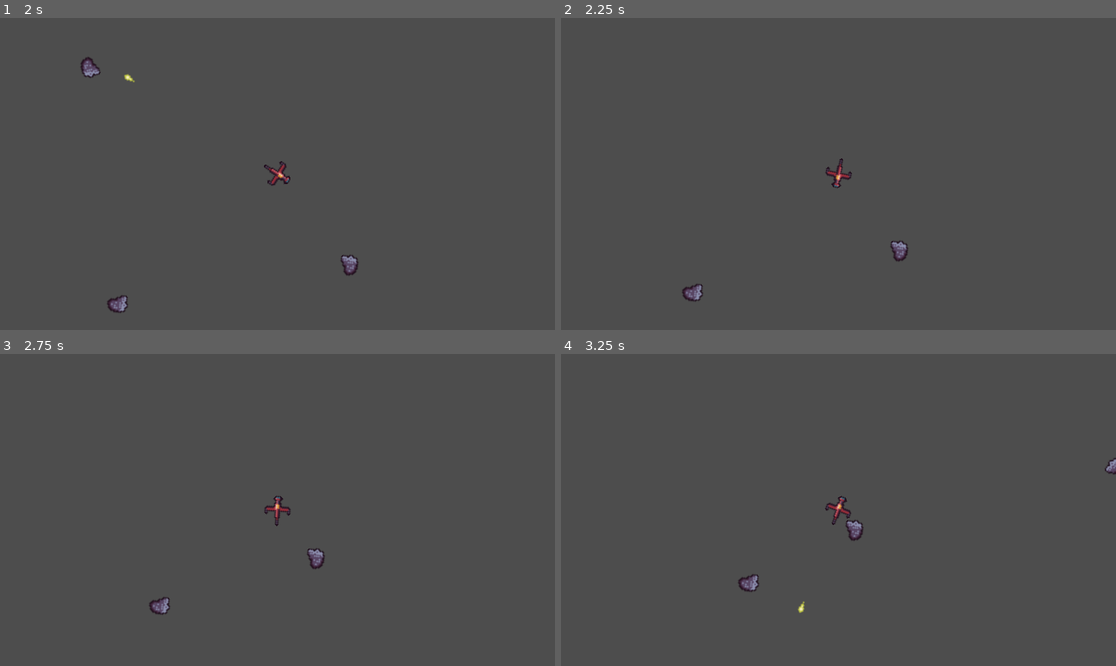
Above: before the commit, frames 1-4 (two rows, left to right).
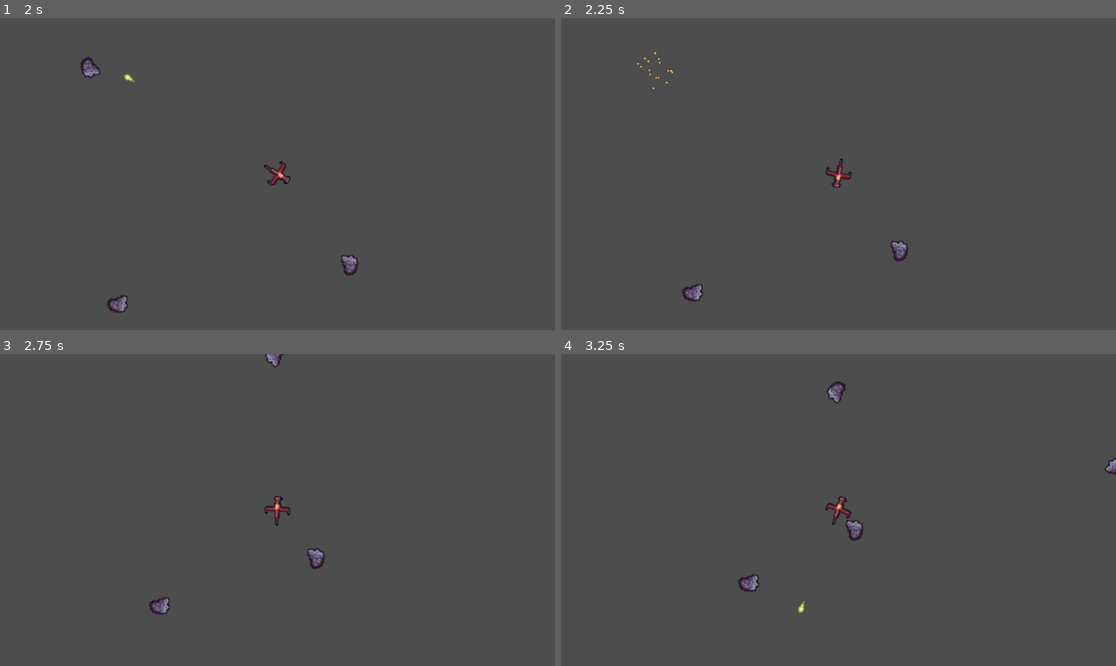
Above: after the commit, the same moments.

Repository: FrostyJoel/GameJam121124
Game: Godot game, scene res://scenes/Microgames/defendtheflag/scenes/level_1.tscn
Same seed, same stepped clock (60 frames per second), same inputs: the game is played once before the commit and once after it. This scene is started directly instead of the project's main scene.
Inputs:
- Up to frame 1 (2 s): tap Enter at 0.5 s; hold D (DirRight) 0.53-1.28 s; hold H (Action1) 0.53-1.28 s; hold S (DirDown) from 1.28 s (still down); tap J (Action2) at 1.35 s
- Up to frame 2 (2.25 s): release S (DirDown) at 2.03 s; hold D (DirRight) from 2.03 s (still down); hold H (Action1) from 2.03 s (still down)
- Up to frame 3 (2.75 s): keep holding D (DirRight); keep holding H (Action1)
- Up to frame 4 (3.25 s): release D (DirRight) at 2.78 s; release H (Action1) at 2.78 s; hold W (DirUp) from 2.78 s (still down); tap J (Action2) at 2.85 s

Frame 1 is identical in both runs. In frame 2, less than 0.1% of the frame differs, in the area x 13-21%, y 10-23%; in frame 3, less than 0.1%; in frame 4, 0.1%, in the area x 47-52%, y 8-16%.

Commit message:
Add more astroids

Diff:
--- a/scenes/Microgames/defendtheflag/scenes/level_1.tscn
+++ b/scenes/Microgames/defendtheflag/scenes/level_1.tscn
@@ -21,6 +21,36 @@
 [node name="Spawner4" parent="." instance=ExtResource("2_457ox")]
 position = Vector2(212, -32)
 
+[node name="Spawner5" parent="." instance=ExtResource("2_457ox")]
+position = Vector2(144, -174)
+min_range = 4.0
+max_range = 8.0
+
+[node name="Spawner6" parent="." instance=ExtResource("2_457ox")]
+position = Vector2(-254, 12)
+min_range = 4.0
+max_range = 8.0
+
+[node name="Spawner7" parent="." instance=ExtResource("2_457ox")]
+position = Vector2(-2, -141)
+min_range = 2.0
+max_range = 6.0
+
+[node name="Spawner8" parent="." instance=ExtResource("2_457ox")]
+position = Vector2(197, 108)
+min_range = 2.0
+max_range = 6.0
+
+[node name="Spawner9" parent="." instance=ExtResource("2_457ox")]
+position = Vector2(-1, 115)
+min_range = 4.0
+max_range = 8.0
+
+[node name="Spawner10" parent="." instance=ExtResource("2_457ox")]
+position = Vector2(196, -111)
+min_range = 4.0
+max_range = 8.0
+
 [node name="Camera2D" type="Camera2D" parent="."]
 zoom = Vector2(5, 5)
 
--- a/scenes/Microgames/defendtheflag/scripts/astroid_1.gd
+++ b/scenes/Microgames/defendtheflag/scripts/astroid_1.gd
@@ -19,6 +19,6 @@
 	if area.is_in_group("Laser"):
 		var _explosion = load("res://scenes/Microgames/defendtheflag/scenes/explosion_particles.tscn")
 		var _explosion_instance = _explosion.instantiate()
-		$".".add_child(_explosion_instance)
+		$"..".add_child(_explosion_instance)
 		_explosion_instance.global_position = global_position
 		queue_free()
